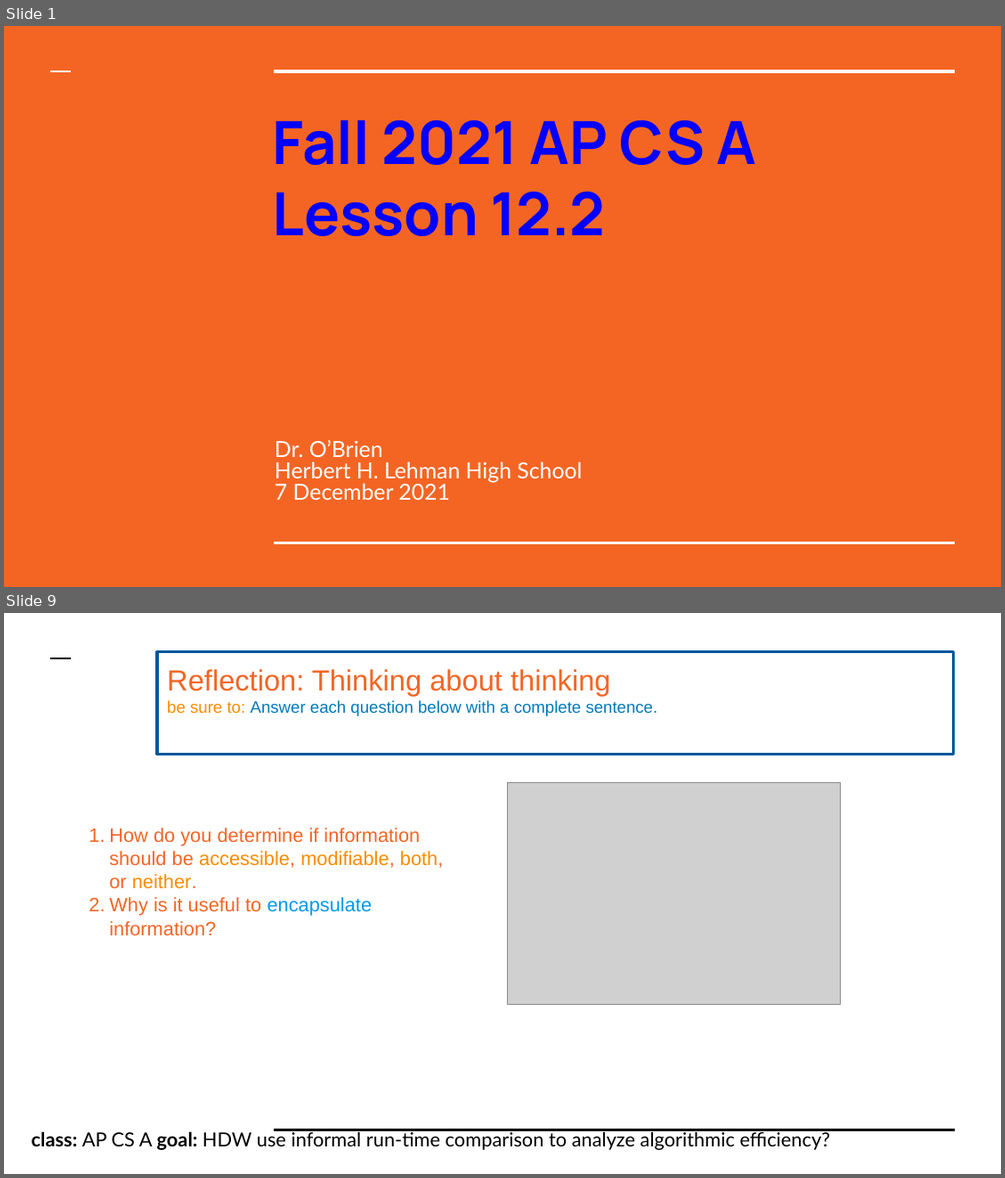
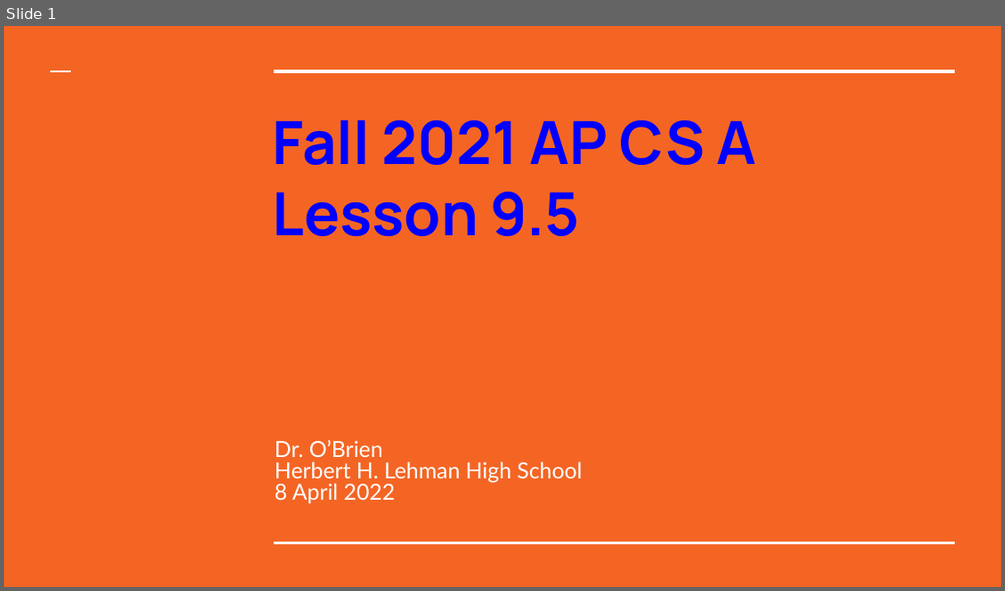
Before and after one commit to cobrien87/work, a slide deck: old/apcsa_12_2.pptx. Shown one above the other, each under a label of ours: slides 1 and 9 before the commit, slide 1 after it; the slides between them are not shown. The pictures are 1005x1178 and 1005x591 pixels, drawn with LibreOffice and Linux fonts; fonts in the diff are those of the drawing; grey boxes stand for pictures; background and template pictures are left out. Boxes give left, top, right and bottom in pixels: in the first picture for what was removed or moved away, otherwise in the second. Text is boxed around its words. In the diff, an @@ line names an element or a change of style, - is before the commit and + after.

```diff
--- a/old/apcsa_12_2.pptx
+++ b/old/apcsa_12_2.pptx
@@ slide 9 removed at (4, 613, 1001, 1174), background #FFFFFF @@
@@ line removed from (51, 657) to (71, 657) @@
@@ rectangle removed at (157, 652, 954, 755) @@
-Reflection: Thinking about thinking
-be sure to: Answer each question below with a complete sentence.
@@ line removed from (275, 657) to (955, 657) @@
@@ title removed at (275, 689, 299, 713) @@
-e
@@ picture removed at (508, 782, 841, 1004) @@
@@ text removed at (109, 827, 444, 936) @@
-1. How do you determine if information should be accessible, modifiable, both, or neither.
-2. Why is it useful to encapsulate information?
@@ text removed at (32, 1129, 831, 1150) @@
-class: AP CS A goal: HDW use informal run-time comparison to analyze algorithmic efficiency?
@@ line removed from (275, 1129) to (955, 1129) @@
@@ slide 1 changed as well @@
@@ title at (273, 192, 580, 236): text changed @@
-Lesson 12.2
+Lesson 9.5
@@ subtitle at (275, 483, 396, 504): text changed @@
-7 December 2021
+8 April 2022
```
Also in this commit, not shown: 7 slides added, 7 other slides removed, 9 other files.
